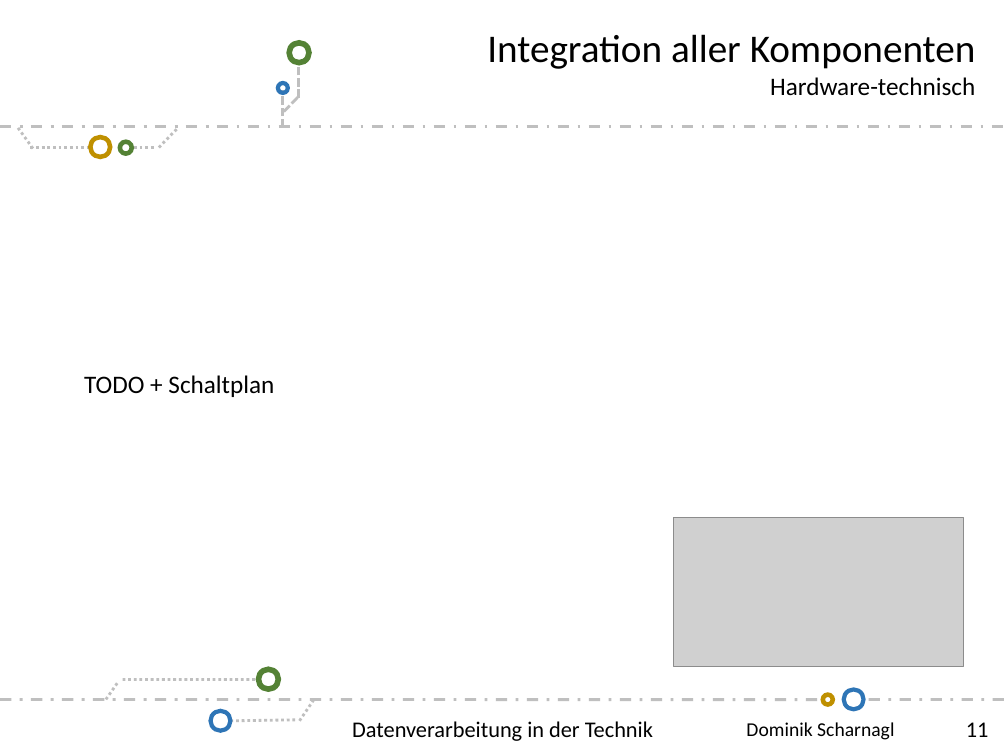
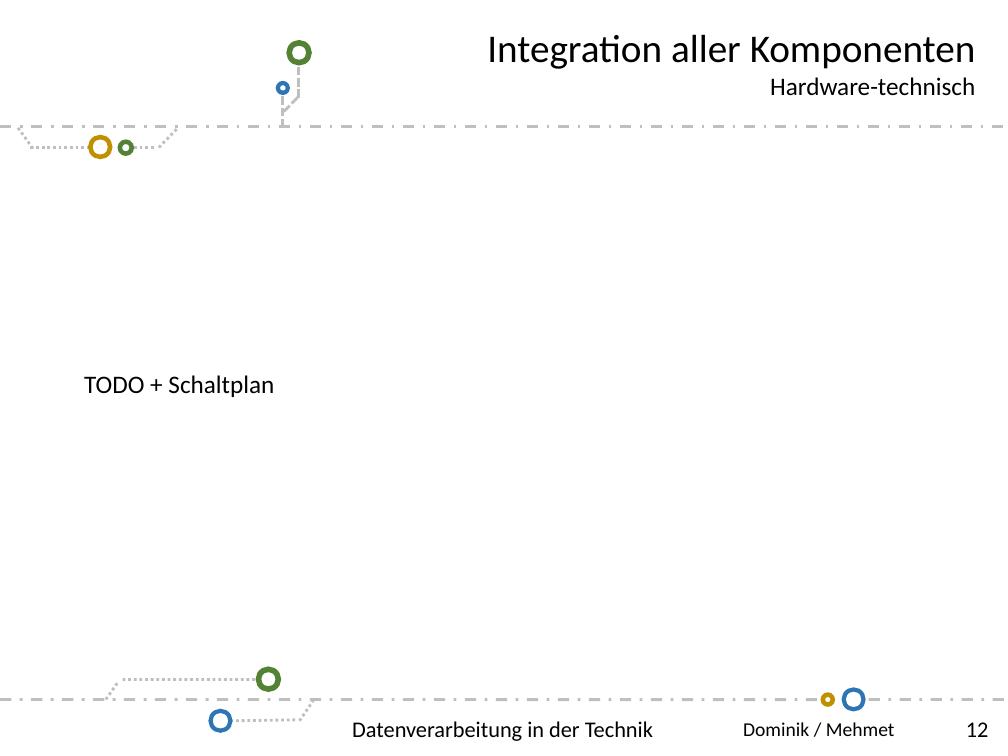
Before and after one commit to scd42636/DT_WS1718_02_StarCar, a slide deck: slide 12 of dokumentation/scd42636/Dominik-Scharnagl.pptx (slide 11 before the commit). Drawn at 1008x756 pixels with LibreOffice and Linux fonts; fonts in the diff are those of the drawing; grey boxes stand for pictures; background and template pictures are left out. Boxes give left, top, right and bottom in pixels: in the first picture for what was removed or moved away, otherwise in the second. Text is boxed around its words. In the diff, an @@ line names an element or a change of style, - is before the commit and + after.

```diff
--- a/dokumentation/scd42636/Dominik-Scharnagl.pptx
+++ b/dokumentation/scd42636/Dominik-Scharnagl.pptx
@@ picture removed at bbox=[673, 518, 964, 666] @@
@@ text at bbox=[743, 722, 895, 736]: text changed @@
-Dominik Scharnagl
+Dominik / Mehmet
@@ page number at bbox=[966, 722, 989, 737]: text changed @@
-11
+12
```
Also in this commit, not shown: 10 other slides changed, 2 slides added, 1 slide removed.
